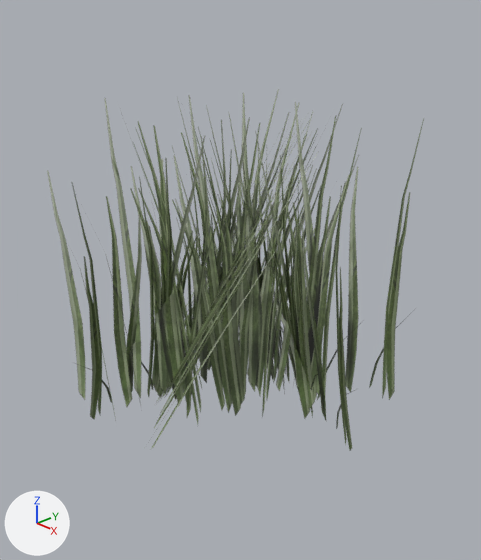
Two versions of the Blender file Assets/Grass/basic/GrassBasic_cross4.blend, one commit apart.
Before and after are seen from a camera (50 mm lens) standing at (1.183, -1.109, 1.106) and looking at (0.024, -0.017, 0.405). Every picture has the same lights, and +X, +Y and +Z are marked at lower left. The older version comes first.
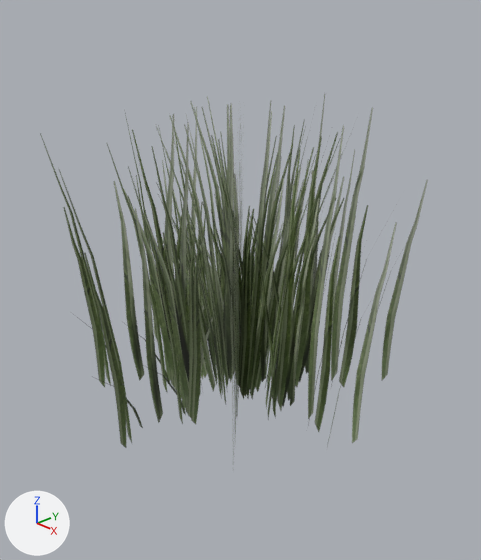
Commit message: ADD: Grass cross plane

Location of each change, [x1, y1, x2, y2] in pixels of the pictures (481 x 560 px):
'Plane.003', reshaped, moved, turned
    before: [172, 97, 353, 450]
    after: [40, 94, 428, 456]
'Plane', deleted (green)
    before: [47, 89, 424, 424]
'Plane.001', deleted
    before: [72, 104, 359, 420]
'Plane.002', deleted
    before: [149, 114, 317, 449]
part 1 of me_plane_003, added (green)
    after: [40, 94, 428, 448]
part 2 of me_plane_003, recoloured
    before: [172, 105, 353, 450]
    after: [231, 123, 244, 456]

Edits to the bpy script that builds the scene:
```text
Change me_plane_003:
    used by ob_plane_003; location = (-0.005, 0.041, 0.492); rotation_euler = (1.38, 0.0108, -3.443), in degrees (79, 0.6, -197); scale = (0.5, 0.5, 0.5)
    verts and faces of me_plane_003; kept vertices keep their numbers, new ones are numbered from 4
    remove me_plane_003.from_pydata(...)  # 4 vertices, 1 face; spans x -1.0..1.0, y -1.0..1.0, z 0.0
    remove me_plane_003.materials.append(mat_material_004)  # picture img_v1_png_003
    add me_plane_003.from_pydata(...)  # 16 vertices, 4 faces; spans x -1.0..1.0, y -1.0..1.0, z -1.0..1.0
    me_plane_003 part 1
    add verts[4] = (-0.71, -1.0, 0.71)
    add verts[5] = (0.71, -1.0, -0.71)
    add verts[6] = (0.71, -1.0, 0.71)
    add verts[7] = (-0.71, -1.0, -0.71)
    add verts[8] = (0.0, -1.0, 1.0)
    add verts[9] = (0.0, -1.0, -1.0)
    add for new, old in zip([*range(10, 16)], [*range(4, 10)]): verts[new] = verts[old] + (0.0, 2.0, 0.0)
    add faces += [(4, 5, 11, 10), (6, 7, 13, 12), (8, 9, 15, 14)]
    me_plane_003 part 2: 1 face spanning x -1.0..1.0, y -1.0..1.0, z 0.0 switches from mat_material_004 (picture img_v1_png_003) to mat_material_001 (picture img_v1_png)
    add me_plane_003.materials.append(mat_material_001)  # picture img_v1_png
Remove ob_plane:
    ob_plane = bpy.data.objects.new('Plane', me_plane)
    ob_plane.location = (0.014, -0.018, 0.532)
    ob_plane.rotation_euler = (1.903, 0.00904, -2.259)  # degrees (109, 0.5, -129)
    ob_plane.scale = (0.5, 0.5, 0.5)
Remove ob_plane_001:
    ob_plane_001 = bpy.data.objects.new('Plane.001', me_plane_001)
    ob_plane_001.location = (-0.03, 0.002, 0.492)
    ob_plane_001.rotation_euler = (1.837, 0.0, 1.571)  # degrees (105, 0, 90)
    ob_plane_001.scale = (0.5, 0.5, 0.5)
Remove ob_plane_002:
    ob_plane_002 = bpy.data.objects.new('Plane.002', me_plane_002)
    ob_plane_002.location = (-0.004, 0.016, 0.5)
    ob_plane_002.rotation_euler = (1.08, -0.0109, -0.793)  # degrees (62, -0.6, -45)
    ob_plane_002.scale = (0.5, 0.5, 0.5)
Change ob_plane_003:
    ob_plane_003.location: (-0.005, 0.041, 0.492) -> (0.0, 0.0, 0.5)
    ob_plane_003.rotation_euler: (1.38, 0.0108, -3.443) -> (1.571, 0.0, -0.785)  # degrees (79, 0.6, -197) -> degrees (90, 0, -45)
```
